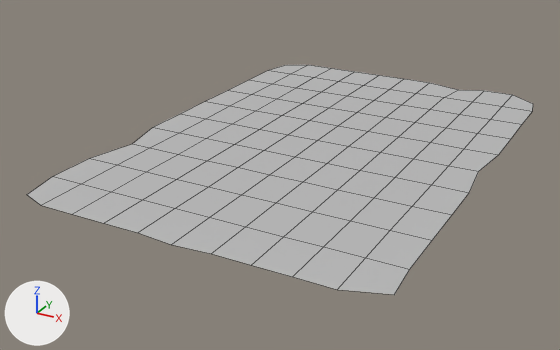
What one commit did to the FBX model CandificationV2/Assets/Meshes/journal.fbx.
Rendered twice from a 50 mm camera at (-0.02347, 0.37838, 0.00242) aimed at (-0.02641, 0.38373, -0.00026). The axes (+X, +Y, +Z) are drawn at lower left. The lights are the same throughout. Mesh edges are drawn as thin lines. Where no turn or scale is listed for an object, it has been applied to the vertices.

The scene before the commit, as lines of its bpy script (objects in view):
```python
me_mesh = bpy.data.meshes.new('Mesh')
me_mesh.from_pydata(...)  # 121 vertices, 100 faces; spans x -0.00145..0.00147, y -0.00212..0.0021, z 0.0
me_mesh.materials.append(mat_lambert1)  # grey #bcbcbc
ob_pplane17 = bpy.data.objects.new('pPlane17', me_mesh)
ob_pplane17.location = (-0.026197, 0.384021, 0.0)
```
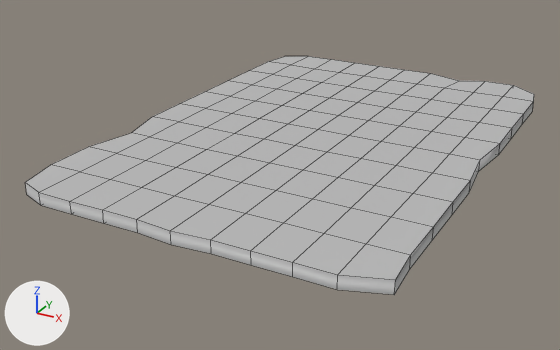
Location of each change, (x1, y1, x2, y2) in pixels of the pictures (560 x 350 px):
'pPlane17', reshaped: before (27, 65, 533, 295); after (25, 56, 534, 295)
part 1 of me_mesh, built on: after (25, 56, 534, 295)

Edits to the bpy script that builds the scene:
```text
Change me_mesh:
    used by ob_pplane17; location = (-0.026197, 0.384021, 0.0)
    remove me_mesh.from_pydata(...)  # 121 vertices, 100 faces; spans x -0.00145..0.00147, y -0.00212..0.0021, z 0.0
    add me_mesh.from_pydata(...)  # 242 vertices, 240 faces; spans x -0.00145..0.00147, y -0.00212..0.0021, z 0.0..0.0001
    me_mesh part 1
    100 faces are deleted
    40 new vertices lie (0.0, 0.0, 0.0001) away from vertices in x -0.00145..0.00147, y -0.00212..0.0021, z 0.0
    8 new vertices lie (0.0, 0.00042, 0.0) away from vertices in x -0.00116..0.00116, y -0.0021, z 0.0001
    8 new vertices lie (0.00029, 0.0, 0.0) away from vertices in x -0.00145..-0.00029, y -0.00168..0.00168, z 0.0001
    9 new vertices lie (0.0, 0.00042, 0.0) away from vertices in x -0.00116..0.00116, y -0.00168..-0.00126, z 0.0001
    8 new vertices lie (0.0, 0.00042, 0.0) away from vertices in x -0.00087..0.00116, y -0.00126, z 0.0001
    8 new vertices lie (0.0, 0.00042, 0.0) away from vertices in x -0.00087..0.00116, y -0.00084, z 0.0001
    8 new vertices lie (0.0, 0.00042, 0.0) away from vertices in x -0.00087..0.00116, y -0.00042, z 0.0001
    8 new vertices lie (0.0, 0.00042, 0.0) away from vertices in x -0.00087..0.00116, y 0.0, z 0.0001
    8 new vertices lie (0.0, 0.00042, 0.0) away from vertices in x -0.00087..0.00116, y 0.00042, z 0.0001
    8 new vertices lie (0.0, 0.00042, 0.0) away from vertices in x -0.00087..0.00116, y 0.00084, z 0.0001
    8 new vertices lie (0.0, 0.00042, 0.0) away from vertices in x -0.00087..0.00116, y 0.00126, z 0.0001
    240 new faces join them
```
